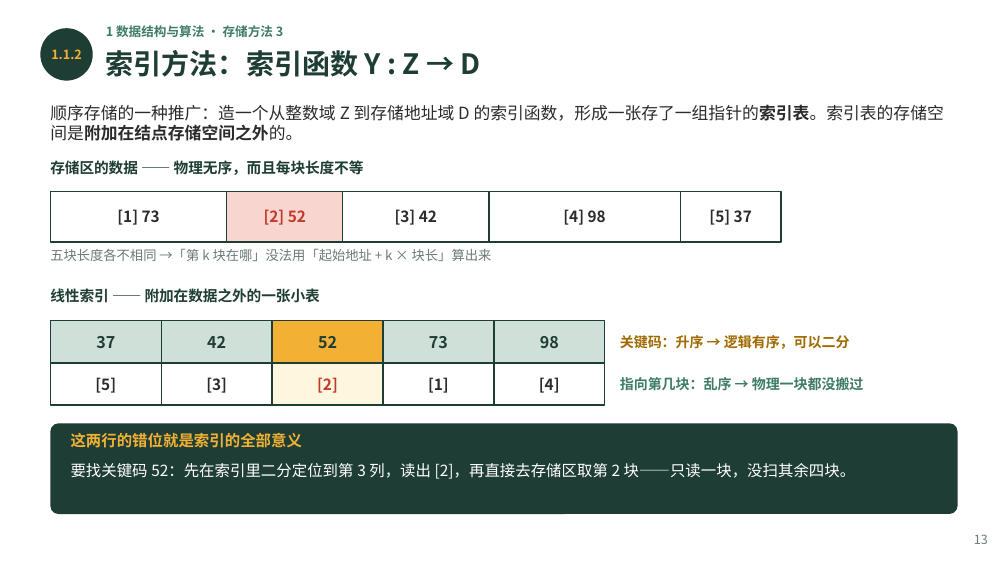
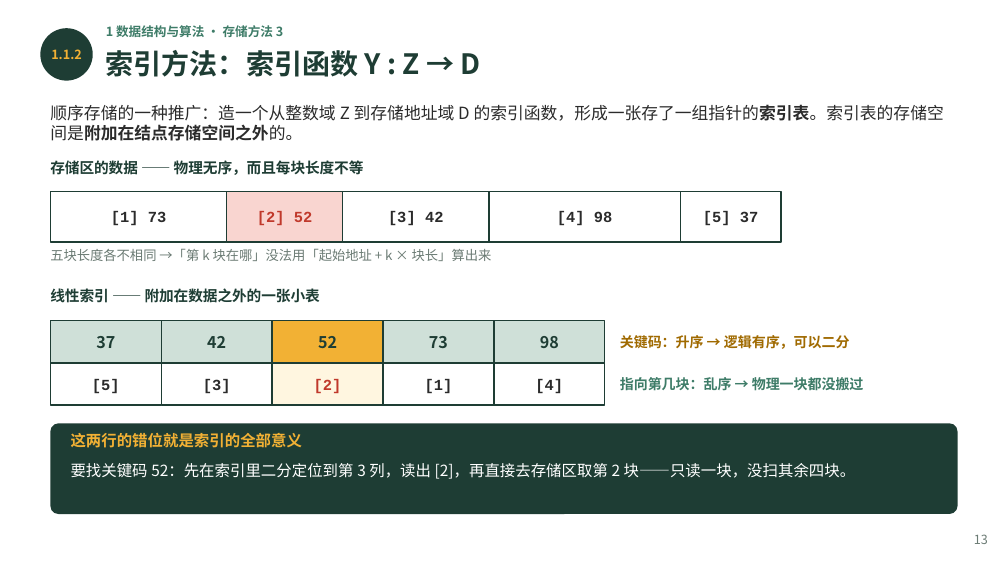
Before and after one commit to GMyhf/2026fall-cs201cq, a slide deck: slide 13 of courseware/202609_DSA_01_ADT_Floyd_Complexity.pptx. Drawn at 1008x567 pixels with LibreOffice and Linux fonts; fonts in the diff are those of the drawing. Boxes give left, top, right and bottom in pixels: in the first picture for what was removed or moved away, otherwise in the second. Text is boxed around its words. In the diff, an @@ line names an element or a change of style, - is before the commit and + after.

```diff
--- a/courseware/202609_DSA_01_ADT_Floyd_Complexity.pptx
+++ b/courseware/202609_DSA_01_ADT_Floyd_Complexity.pptx
@@ font Noto Sans CJK SC to Courier New in 10 elements at <box>111,211,167,225</box>, <box>257,211,313,225</box>, <box>388,211,444,225</box>, <box>557,211,613,225</box>, <box>703,211,759,225</box>, <box>92,379,120,393</box>, <box>203,379,231,393</box>, <box>314,379,342,393</box>, <box>425,379,453,393</box>, <box>535,379,563,393</box> @@
```
Also in this commit, not shown: 15 other slides changed.
